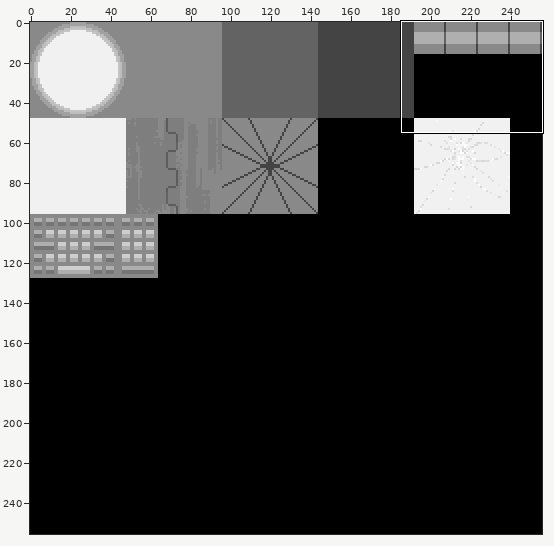
Sprite sheet -- Assets/Textures/Materialize/miscD_metallic.png. Above, an overview of the earlier version with the close-up marked.
Close-up. Before the commit:
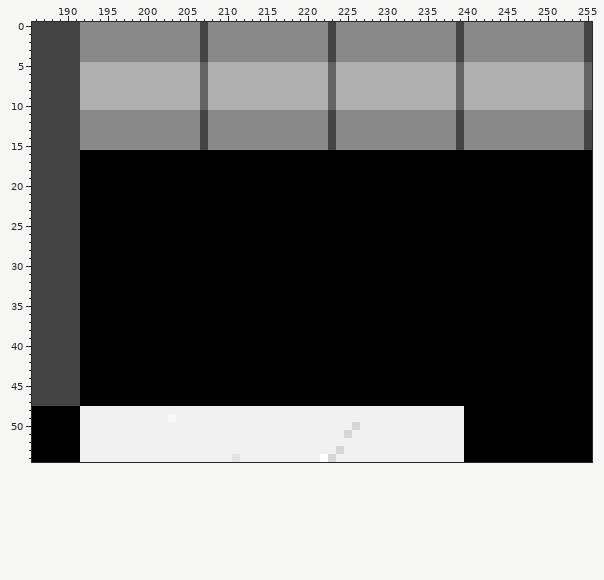
The file is 256x256 pixels. Colours within 5 levels of each other are drawn and written as one. Shown: x 186..255, y 0..54.
The same view after the edit:
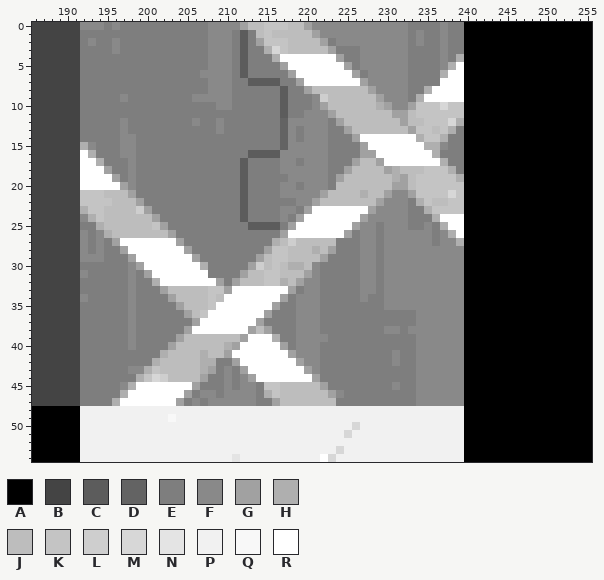
Palette (. is transparent): A #000000  B #444444  C #5c5c5c  D #636363  E #7e7e7e  F #898989  G #a1a1a1  H #afafaf  J #bdbdbd  K #c4c4c4  L #cecece  M #d7d7d7  N #e4e4e4  P #f1f1f1  Q #f8f8f8  R #ffffff
Edits made:
Changed rows in their new state; - is an unchanged pixel.
first column x 192:
 0 ---E-EEEEEEEEEEE----GJJKKKJJG--F---------EEEE-EEAAAAAAAAAAAAAAAA
 1 EEEEEEEEEEEEEEEE---ECEJKJJJJJG-F---------E-EE-EEAAAAAAAAAAAAAAAA
 2 E-EE-EEEEEEEEEEE---ECEGKKKJJJJGE---------E-EE-EEAAAAAAAAAAAAAAAA
 3 EEEE-EEEEEEEEEEE---ECEEHMKJJJJJGEEE------EEEE-EEAAAAAAAAAAAAAAAA
 4 EEEEEEEEEEEEEEEE---ECEEEHRRRRRRRGEE------EEEE-EHAAAAAAAAAAAAAAAA
 5 EEEEEEEEEEEEEEEEFFFECEEEEGRRRRRRRGEFFFFFFEEEEF-RAAAAAAAAAAAAAAAA
 6 EEEEEEEEEEEEEEEFFFFECEEEEEGRRRRRRRGEFFFFFEEEE-RRAAAAAAAAAAAAAAAA
 7 EEEEEEEEEEEEEEEEFFFEECCCCEEGRRRRRRRGFFFFFEEEERRRAAAAAAAAAAAAAAAA
 8 EEEEEEEEEEEEEEEEFFFEEEEEECEEGJJJJJJJGFFFFEE-RRRRAAAAAAAAAAAAAAAA
 9 EEEEEFEEEEEEEEFFFFFEEEEEECEEEFLJJJJJJGFFFE-RRRRRAAAAAAAAAAAAAAAA
10 EEEEEEEEEEEEEEEEEFFEEEEEECEEEFGJJJJJJ-GFFGKKKMKKAAAAAAAAAAAAAAAA
11 EEEEEEEEEEEEEEEEEEEEEEEEECEE---GJJJJJJJGGJKKKKKKAAAAAAAAAAAAAAAA
12 EEEEE-EEEEEEEE-EE-EEEEEEED-----EGJJJJJJJGJJKKKMHAAAAAAAAAAAAAAAA
13 EEEEE-EEEEEEEEEEE-EEEEEEED-E---EEGJJJJJJJGKKJKHEAAAAAAAAAAAAAAAA
14 EEEEE--EEEEEEEEEEEEEEEEEED-E---EEEGRRRRRRRHKKHEEAAAAAAAAAAAAAAAA
15 H-EEE--EEEEEEEEEEEEEEEEEED-----EEEEGRRRRRRRHH-EEAAAAAAAAAAAAAAAA
16 RHEEEFFEEEEEEEEEEEEEECCCCFFFFFFEEEEGGRRRRRRRHEEE----------------
17 RRHEEEFEEEEEEEEEEEEECEEEEFFEFFFEEEGJJGRRRRRRRHEE----------------
18 RRRGEEFEEEEEEEEEEEEECEEEEFFFFFFEEGJJJJGHJJJKKKHE----------------
19 RRRRGEFEEEEEEEEEEEEECEEEEEFFFFFEGJJJJJJHGJKKKKKH----------------
20 RRRRRGFEEEEEEEEEEEEECEEEEFFEFFFEJJJJJJJGGJKKKKKK----------------
21 KKKJJJGEEEEEEEEEEEEECEEEEFFFFFGJJJJHJJGFFGKKKKMK----------------
22 KKKKJJJGEEEEEEEEEEEECEEEEEEFFGJJJJJJJGFFFEHKJJKK----------------
23 HKKJJJJLGEEEEEEEEEEECEEEEFFEGRRRRRRRGFFFFEEHKKKK----------------
24 FHKJJJJJJGEEEEEEEEEECEEEEFEGRRRRRRRGFFFFFEEEHRRR----------------
25 EEHJJJJJJKGEEEEEEEEEECCCCEGRRRRRRRGFFEFFFEEFEHRR----------------
26 FEFHJJJJJJJGEEEEEEEEEEEEEGRRRRRRRGEFFEFFFFFFEFHR----------------
27 FEFEGRRRRRRRGEEEEEEEEEEEHJLJJJJJEEEFFEFFFFFFEFFH----------------
28 FEFEEGRRRRRRRGEEEEEEEEEGKKJJJHJGEEEFFEFFFFFFFFFF----------------
29 FFFEEEGRRRRRRRGEEEEEEEGJKKJJJJGEEEEFFEFFFFFFFFFF----------------
30 EEEEEEFGRRRRRRRHEEEEEGLJKJHHJFEEEEEFFEFFFFFFFFFF----------------
31 FEEEEEFEGRRRRRRREEEEGJJKKJJJGFEEEEEFFEFFFFFFFFFF----------------
32 EEEEEEFEEHRRRRRRRGEGJJJKKHJGFFEEEEEFFEFFFFFFFFFF----------------
33 EEEEEEFEEEGJJJJJKKGRRRRRRRGEFFEEEEEFFEFFFFFFFFFF----------------
34 FEEEEEFEEEEGJJJJKJRRRRRRRGEFFFEEEEEFEEFFFFFFFFFF----------------
35 EEEEEEFEEEEEGJJJKRRRRRRRGEEFFFEEEEEEEEFFFFFFFFFF----------------
36 EEEEEEFEEEEEEGJKRRRRRRRGEEEFFFEEEEEEEEEEEEFFFFFF----------------
37 EEEEEEFEEEEEEEGRRRRRRRGEEEEFFFEEEEEEEEEEEEFFFFFF----------------
38 EEEEEEFEEEEEEGRRRRRRRGJGEEEFFFEEEEEEEEFFEFFFFFFF----------------
39 EEEEEEFEEEEEGJJJJJJJGRRRHEEFFFFEEEEEEEEEEEFFFFFF----------------
40 EEEEEEFEEEEGJJJJJJHGRRRRRGEFFFEEEEEEEEEEEEFFFFFF----------------
41 EEEEEEEEEEHJJJJHJJGRRRRRRRGFFFEEEEEEEEEFEEFFFFFF----------------
42 EEEEEEEEEHJJJJJHHEEGRRRRRRRGFFEEEEEEEEEFEEFFFFFF----------------
43 EEEEEEFFHKJJJJJHGEFEGRRRRRRRGFEEEEEEEEEEEEFFFFFF----------------
44 EEEEEEEHKMLJJJJGEEFEFGRRRRRRRGEEEEEEEEEEEEFFFFFF----------------
45 EEEEEFHRRRRRRRGEEEFEFFEKKJJJJJGEEEEEEEEFEEFFFFFF----------------
46 EEEEEHRRRRRRRGEFFEFFFFEHKJJJJJJGFEEEEEEEEEFFFFFF----------------
47 EEEEHRRRRRRRGEFEFFFFFFEEGJJJJJJJEEEEEEEEEEFFFFFF----------------
Changed places in both close-ups, as pixel boxes (x1, y1, x2, y2):
changed: (80, 22, 592, 406)
